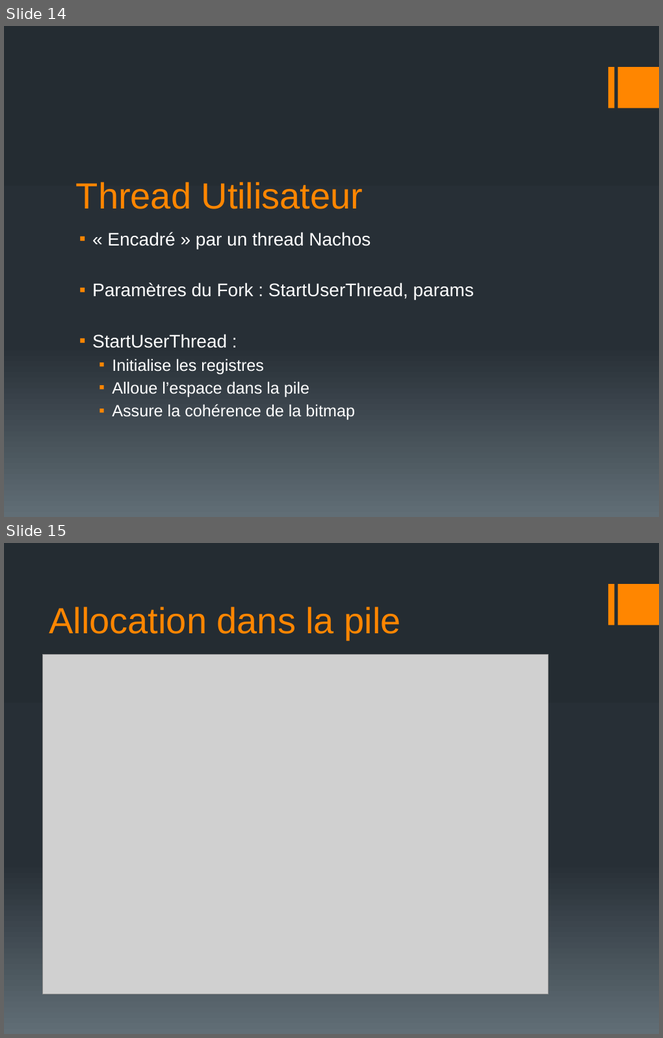
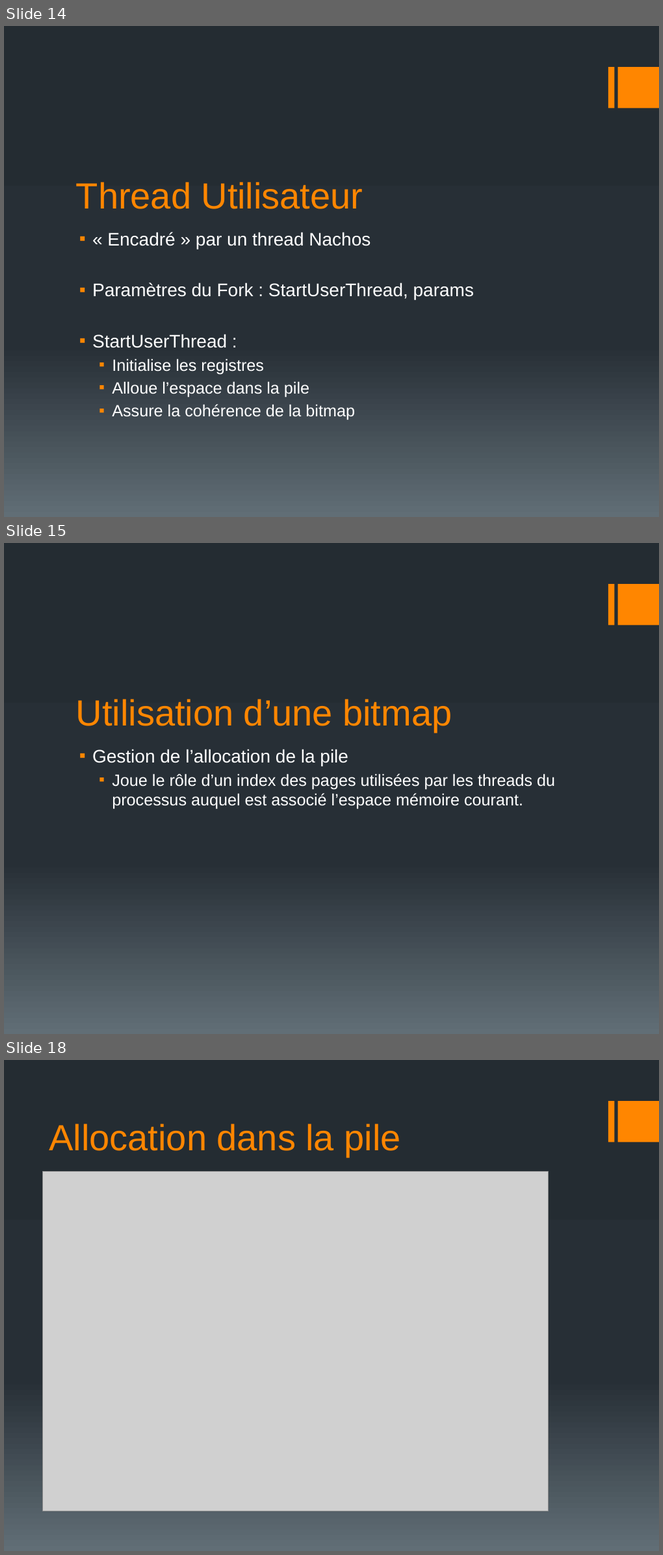
Before and after one commit to EudesRobin/nachos, a slide deck: rapport/sout_AAS.pptx. Shown one above the other, each under a label of ours: slides 14 and 15 before the commit, slides 14, 15 and 18 after it; the slides between them are not shown. The pictures are 663x1038 and 663x1555 pixels, drawn with LibreOffice and Linux fonts; fonts in the diff are those of the drawing; grey boxes stand for pictures. Boxes give left, top, right and bottom in pixels: in the first picture for what was removed or moved away, otherwise in the second. Text is boxed around its words. In the diff, an @@ line names an element or a change of style, - is before the commit and + after.

```diff
--- a/rapport/sout_AAS.pptx
+++ b/rapport/sout_AAS.pptx
@@ slide 15 added at box(4, 543, 659, 1034), background gradient #242C33 to #273037 to #636D76; not listed: 2 template elements that a slide beside it also shows @@
@@ title added at box(76, 699, 452, 732), 40 pt, text #FF8600 @@
+Utilisation d’une bitmap
@@ text added at box(92, 749, 555, 809), 18 pt, text #FFFFFF @@
+▪ Gestion de l’allocation de la pile
+  ▪ Joue le rôle d’un index des pages utilisées par les threads du processus auquel est associé l’espace mémoire courant.
@@ what was slide 15 is now slide 18 @@
```
Also in this commit, not shown: 3 other slides added, 1 slide removed, 1 other file.
